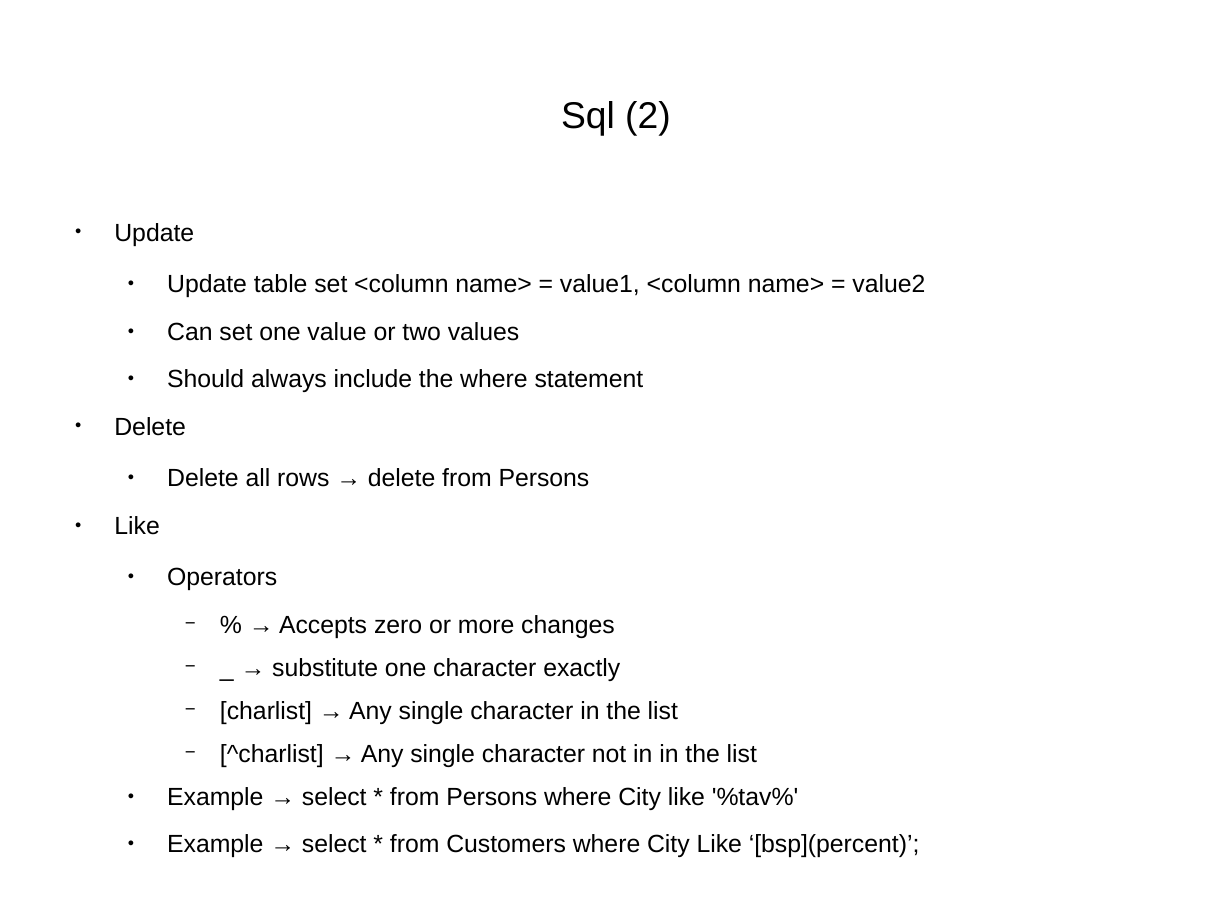
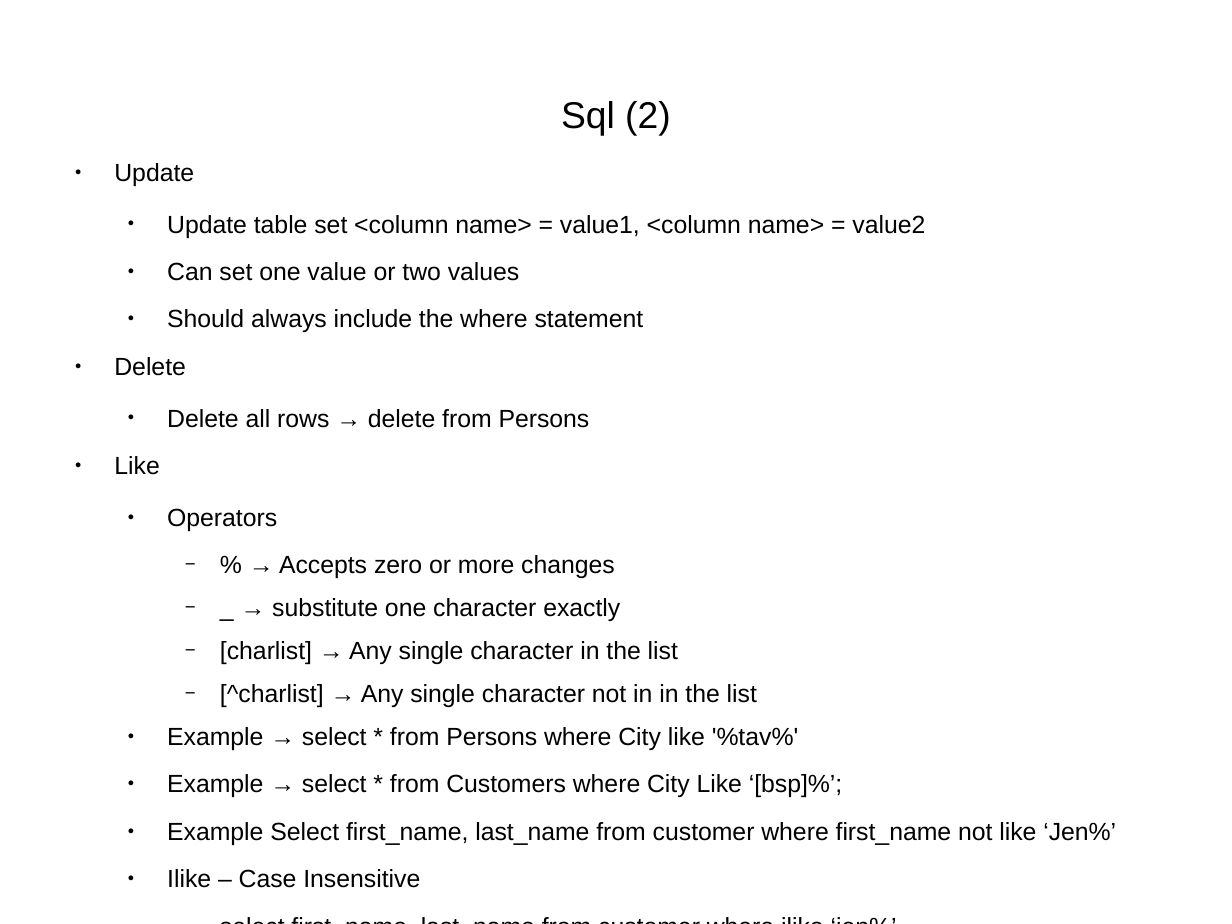
Before and after one commit to CharlesStockman/notesFromCourses, a slide deck: slide 6 of sql/sql.odp (slide 5 before the commit). Drawn at 1232x924 pixels with LibreOffice and Linux fonts; fonts in the diff are those of the drawing. Boxes give left, top, right and bottom in pixels: in the first picture for what was removed or moved away, otherwise in the second. Text is boxed around its words. In the diff, an @@ line names an element or a change of style, - is before the commit and + after.

```diff
--- a/sql/sql.odp
+++ b/sql/sql.odp
@@ text "Update": place and size @@
-text "Update" at (114, 223, 925, 857)
+text "Update" at (114, 163, 1116, 888)
@@ text at (167, 774, 1116, 888): text changed @@
-  ● Example → select * from Customers where City Like ‘[bsp](percent)’;
+  ● Example → select * from Customers where City Like ‘[bsp]%’;
+  ● Example Select first_name, last_name from customer where first_name not like ‘Jen%’
+  ● Ilike – Case Insensitive
+    − select first_name, last_name from customer where ilike ‘jen%’
```
Also in this commit, not shown: 7 other slides changed, 13 slides added, 5 slides removed, 19 other files.
